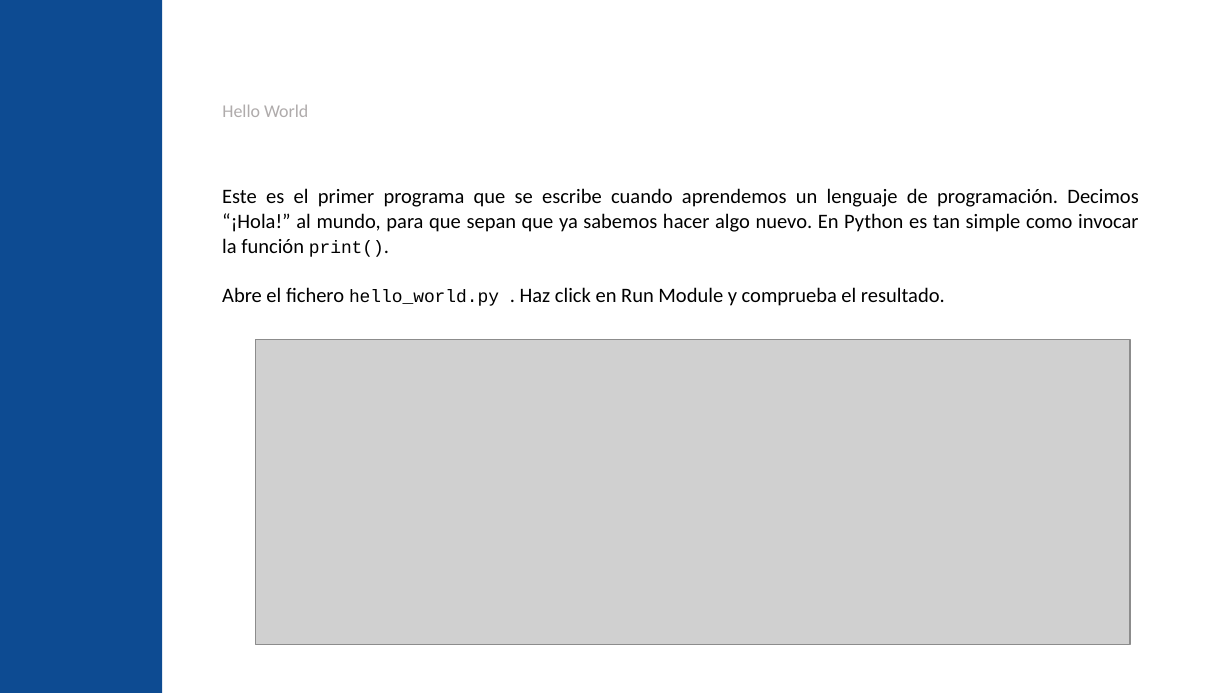
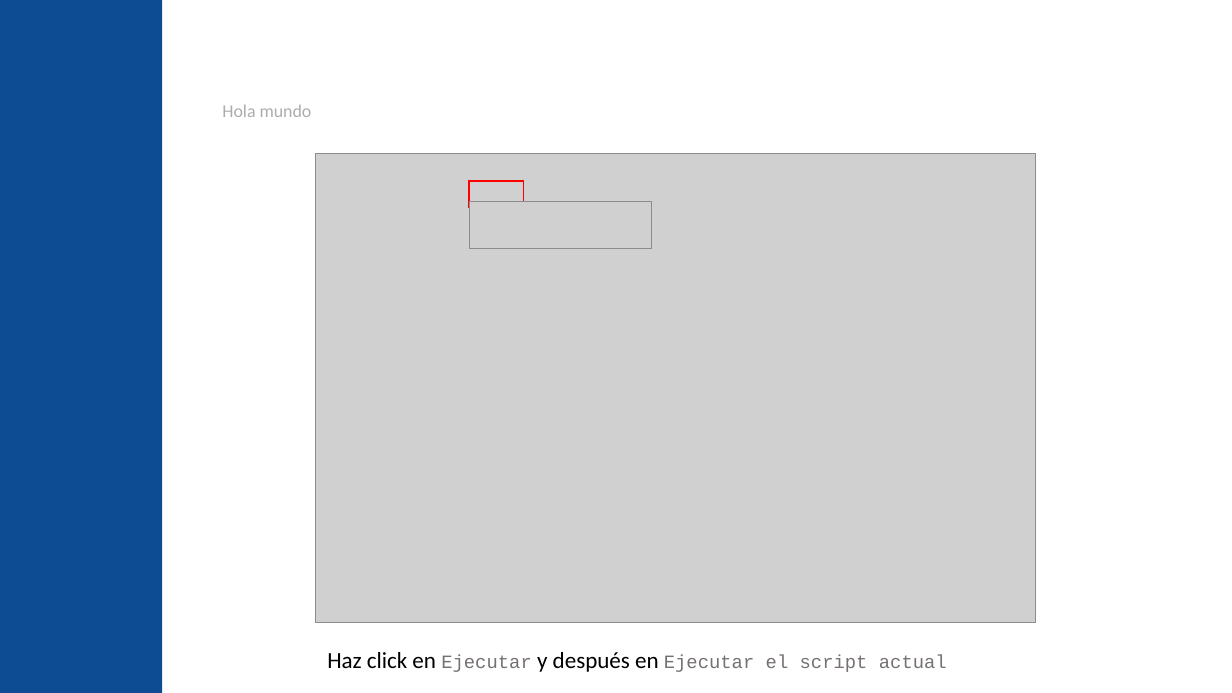
Before and after one commit to jgalgarra/introprogpython, a slide deck: slide 15 of slides/python_elemental_slides.pptx (slide 26 before the commit). Drawn at 1232x693 pixels with LibreOffice and Linux fonts; fonts in the diff are those of the drawing; grey boxes stand for pictures; background and template pictures are left out. Boxes give left, top, right and bottom in pixels: in the first picture for what was removed or moved away, otherwise in the second. Text is boxed around its words. In the diff, an @@ line names an element or a change of style, - is before the commit and + after.

Commit message:
Cambios para hacer el curso con Thonny en lugar de Anaconda

```diff
--- a/slides/python_elemental_slides.pptx
+++ b/slides/python_elemental_slides.pptx
@@ title at (222,105,312,117): text changed @@
-Hello World
+Hola mundo
@@ picture: place and size @@
-picture at (256,340,1131,646)
+picture at (315,154,1036,623)
@@ text removed at (222,188,1138,306) @@
-Este es el primer programa que se escribe cuando aprendemos un lenguaje de programación. Decimos “¡Hola!” al mundo, para que sepan que ya sabemos hacer algo nuevo. En Python es tan simple como invocar la función print().
-Abre el fichero hello_world.py . Haz click en Run Module y comprueba el resultado.
@@ rectangle added at (469,181,524,207), outline #FF0000 1 pt @@
@@ picture added at (469,201,652,248) @@
@@ text added at (327,652,947,672), 11 pt, text #767171 @@
+Haz click en Ejecutar y después en Ejecutar el script actual
```
Also in this commit, not shown: 17 other slides changed, 4 slides added, 12 slides removed, 1 other file.
